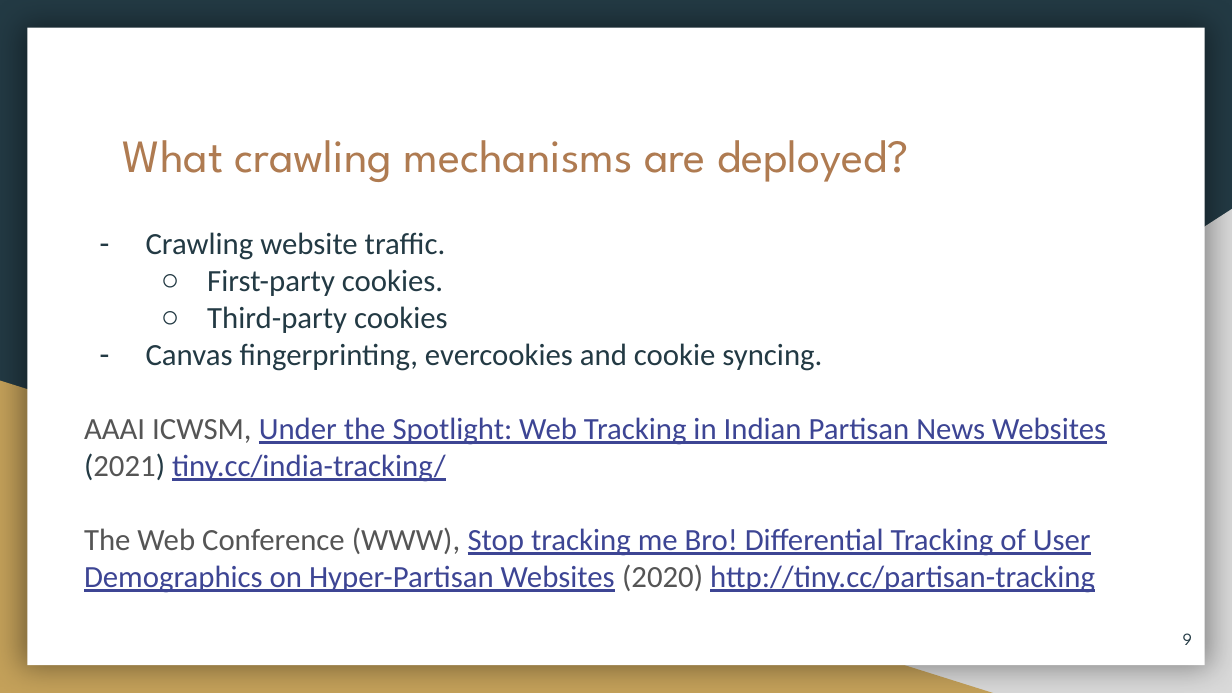
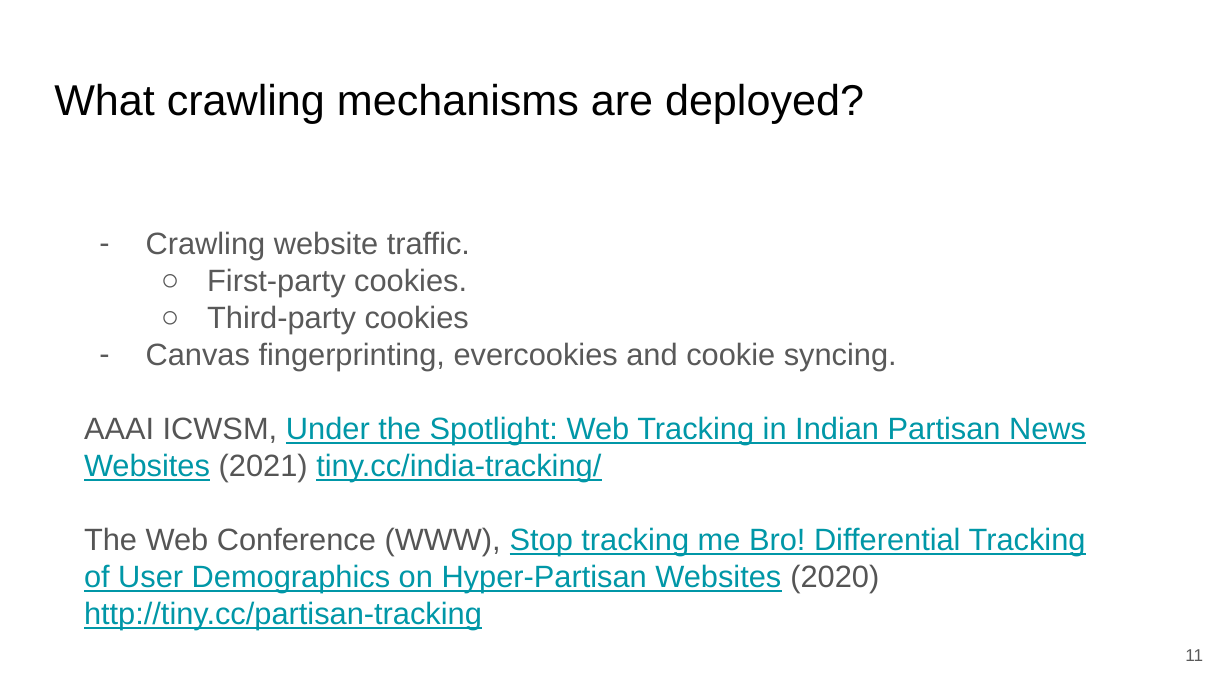
Before and after one commit to Tracking-the-trackers/Tracking-the-trackers, a slide deck: slide 11 of openWPM/Install OpenWPM.pptx (slide 9 before the commit). Drawn at 1232x693 pixels with LibreOffice and Linux fonts; fonts in the diff are those of the drawing. Boxes give left, top, right and bottom in pixels: in the first picture for what was removed or moved away, otherwise in the second. Text is boxed around its words. In the diff, an @@ line names an element or a change of style, - is before the commit and + after.

```diff
--- a/openWPM/Install OpenWPM.pptx
+++ b/openWPM/Install OpenWPM.pptx
@@ background #233A44 to #FFFFFF @@
@@ rectangle removed at bbox=[27, 28, 1205, 665] @@
@@ title "What crawling mechanisms are deployed?": place and size @@
-title "What crawling mechanisms are deployed?" at bbox=[123, 140, 909, 182]
+title "What crawling mechanisms are deployed?" at bbox=[54, 83, 864, 123]
@@ title "What crawling mechanisms are deployed?" at bbox=[54, 83, 864, 123]: size 27 to 25.2 pt, font League Spartan to Arial, text colour #AF7B51 to #000000 @@
@@ right triangle removed at bbox=[483, 209, 1232, 693] @@
@@ text "Crawling website traffic." at bbox=[84, 231, 1086, 593]: font Calibri to Arial; text colour #233A44 to #595959 in "Crawling website traffic.", "First-party cookies.", "Third-party cookies", "Canvas fingerprinting, evercookies and cookie syncing." and 1 more places; text colour #3D4594 to #0097A7 in "Under the Spotlight: Web Tracking in Indian ...", "Stop tracking me Bro! Differential Tracking of ..."; bullet colour #233A44 to #595959 @@
@@ right triangle removed at bbox=[0, 381, 993, 693] @@
@@ page number removed at bbox=[1183, 633, 1192, 645] @@
-9
@@ page number added at bbox=[1185, 649, 1203, 661], 10 pt, text #595959 @@
+11
```
Also in this commit, not shown: 13 other slides changed, 4 slides added, 2 slides removed, 1 other file.
